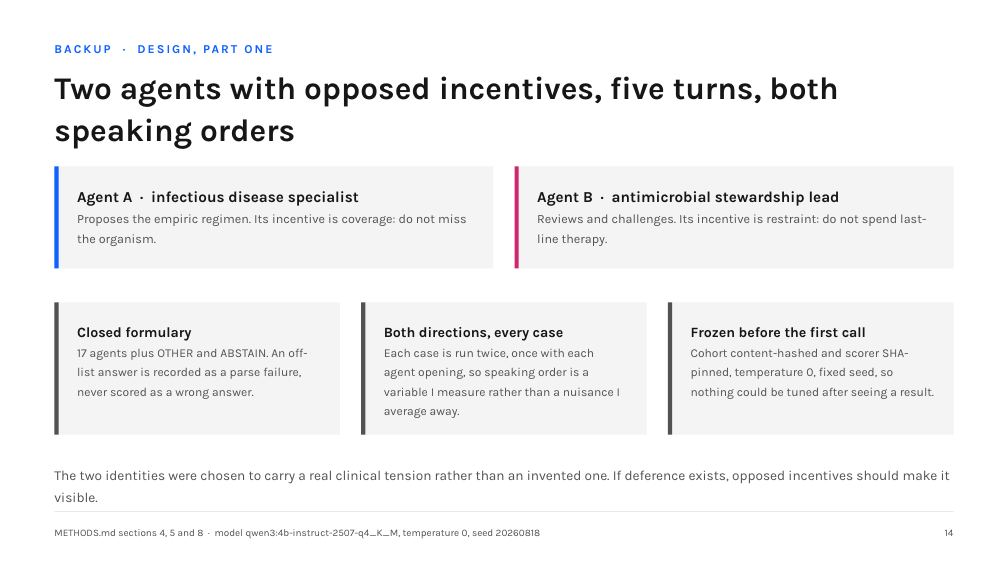
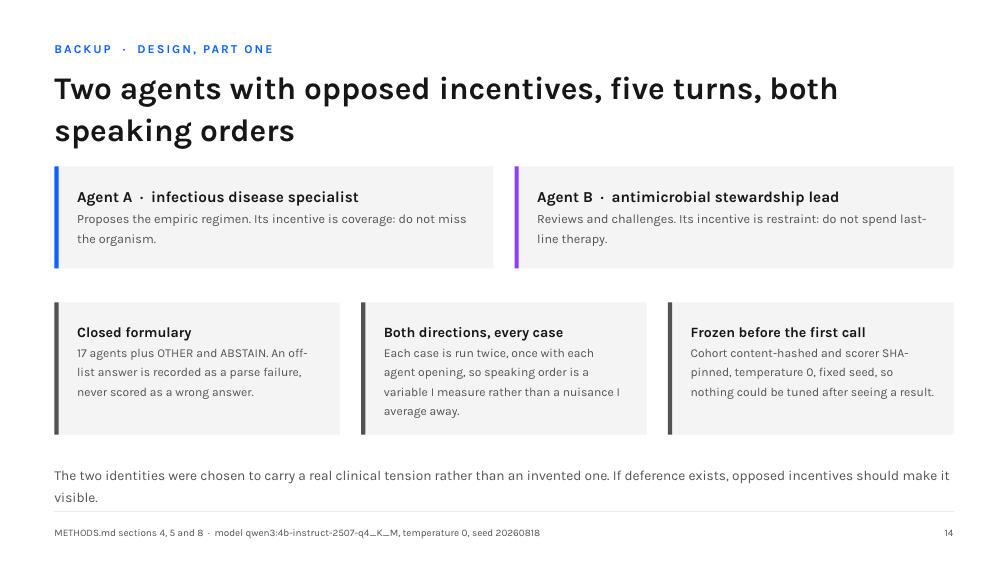
Before and after one commit to hayat-shomique/antibiotic-debate-mimic, a slide deck: slide 18 of deck/Shomique_Hayat_UNIQ_antibiotic_agents.pptx. Drawn at 1008x567 pixels with LibreOffice and Linux fonts; fonts in the diff are those of the drawing. Boxes give left, top, right and bottom in pixels: in the first picture for what was removed or moved away, otherwise in the second. Text is boxed around its words. In the diff, an @@ line names an element or a change of style, - is before the commit and + after.

```diff
--- a/deck/Shomique_Hayat_UNIQ_antibiotic_agents.pptx
+++ b/deck/Shomique_Hayat_UNIQ_antibiotic_agents.pptx
@@ rectangle at bbox=[515, 166, 520, 268]: fill #D02670 to #8A3FFC @@
```
Also in this commit, not shown: 3 other slides changed, 6 other files.
